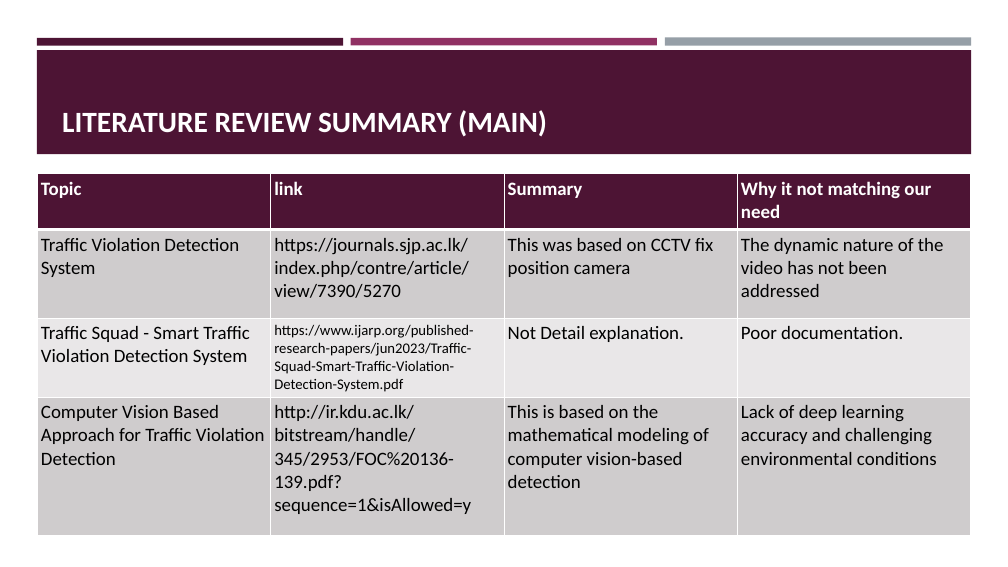
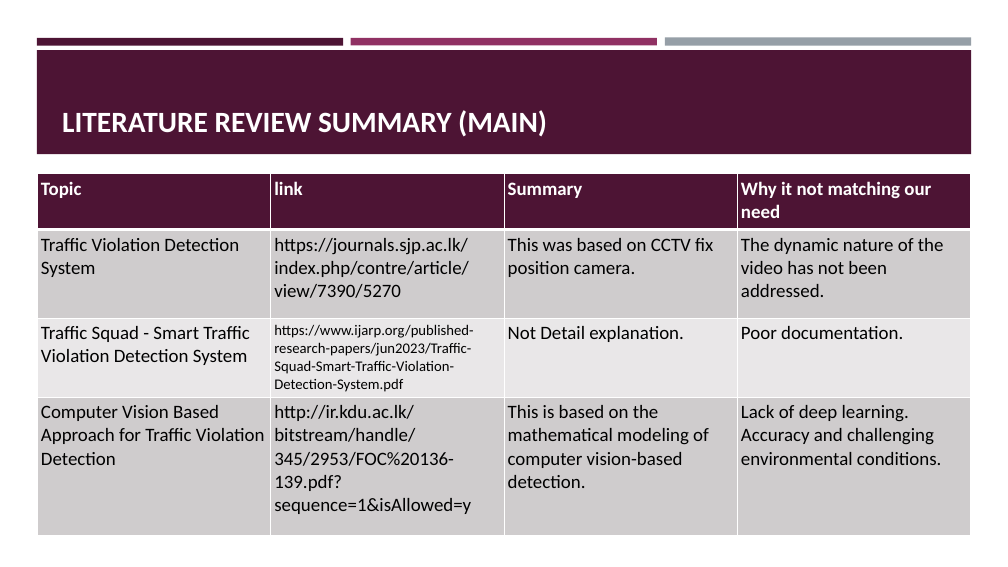
Before and after one commit to prageethmadhu/LVLane, a slide deck: slide 4 of DEMO/progress_report.pptx. Drawn at 1008x567 pixels with LibreOffice and Linux fonts; fonts in the diff are those of the drawing. Boxes give left, top, right and bottom in pixels: in the first picture for what was removed or moved away, otherwise in the second. Text is boxed around its words. In the diff, an @@ line names an element or a change of style, - is before the commit and + after.

```diff
--- a/DEMO/progress_report.pptx
+++ b/DEMO/progress_report.pptx
@@ table at bbox=[37, 173, 972, 535] @@
-row 2, column 3: This was based on CCTV fix position camera
+row 2, column 3: This was based on CCTV fix position camera.
-row 2, column 4: The dynamic nature of the video has not been addressed
+row 2, column 4: The dynamic nature of the video has not been addressed.
-row 4, column 3: This is based on the mathematical modeling of computer vision-based detection
+row 4, column 3: This is based on the mathematical modeling of computer vision-based detection.
-row 4, column 4: Lack of deep learning accuracy and challenging environmental conditions
+row 4, column 4: Lack of deep learning. Accuracy and challenging environmental conditions.
```
Also in this commit, not shown: 5 other slides changed.
